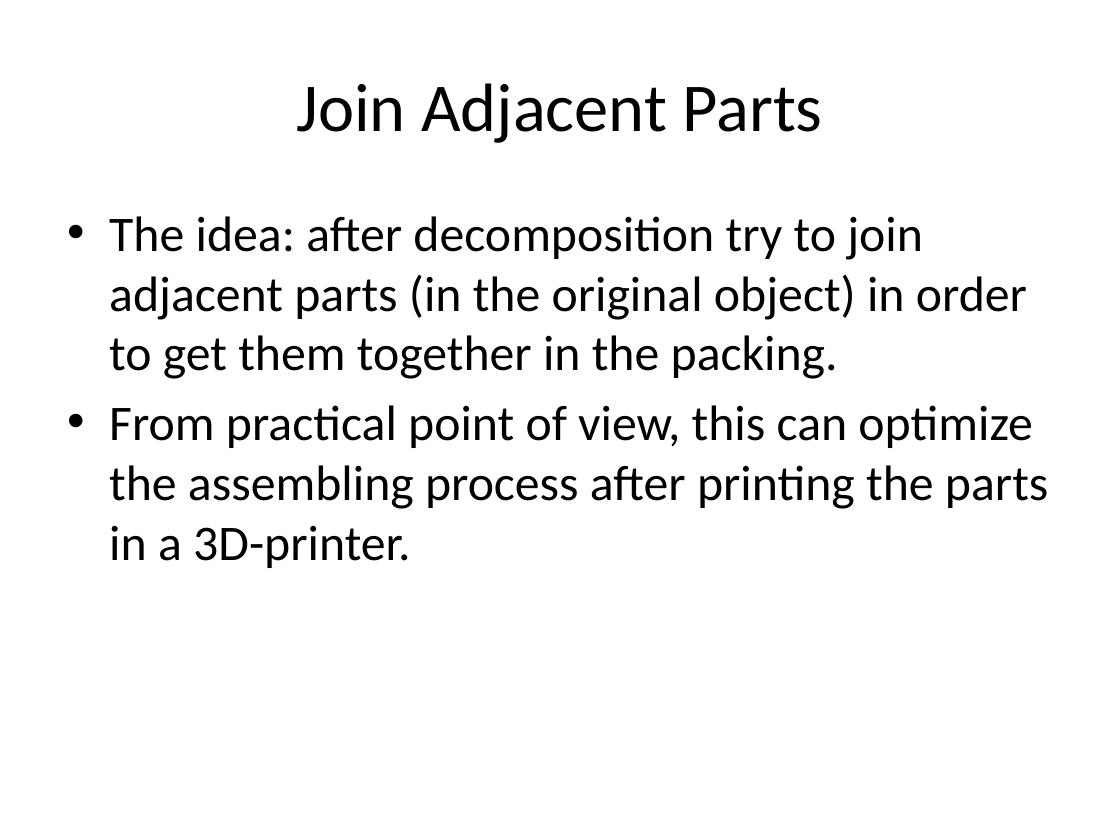
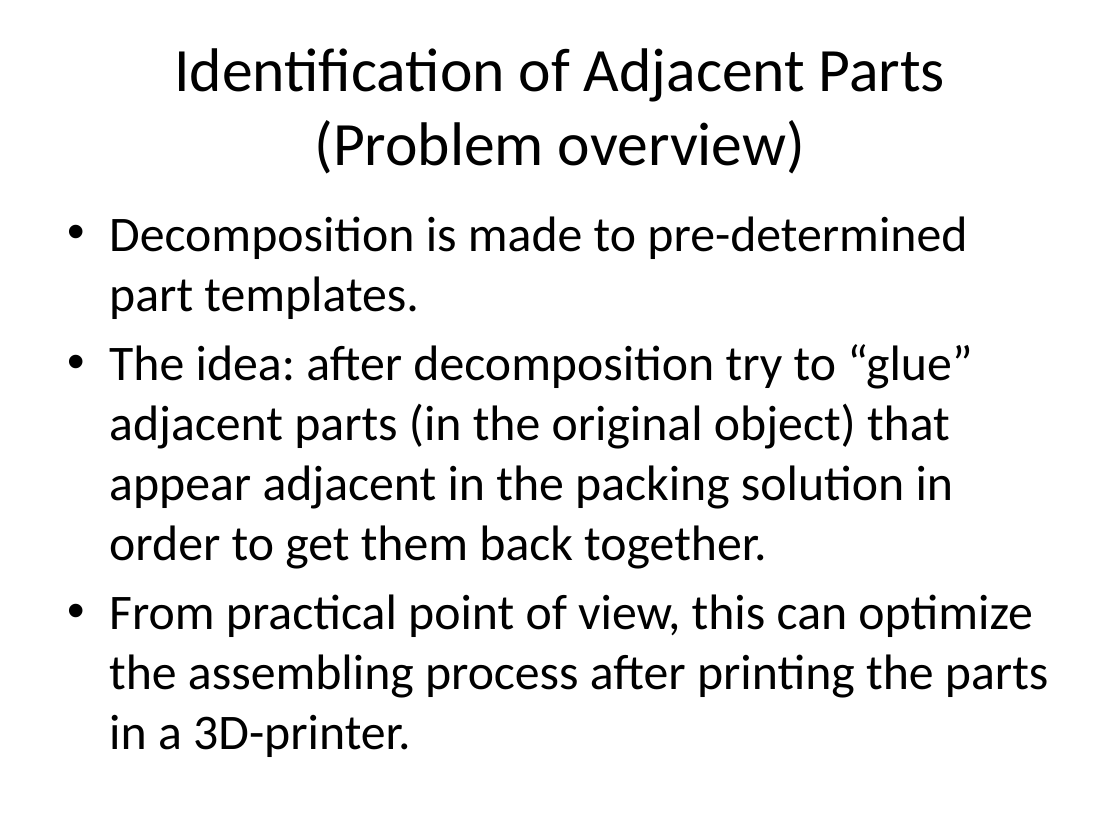
Before and after one commit to orperel/DecomposeForPacking, a slide deck: slide 49 of DecomposeForPacking/docs/Decompose for Packing - Summary and Extensions.pptx (slide 40 before the commit). Drawn at 1120x840 pixels with LibreOffice and Linux fonts; fonts in the diff are those of the drawing. Boxes give left, top, right and bottom in pixels: in the first picture for what was removed or moved away, otherwise in the second. Text is boxed around its words. In the diff, an @@ line names an element or a change of style, - is before the commit and + after.

```diff
--- a/DecomposeForPacking/docs/Decompose for Packing - Summary and Extensions.pptx
+++ b/DecomposeForPacking/docs/Decompose for Packing - Summary and Extensions.pptx
@@ title at (174,48,945,174): text changed; size 44 to 39.6 pt @@
-Join Adjacent Parts
+Identification of Adjacent Parts (Problem overview)
@@ text at (109,216,972,569): text changed @@
-• The idea: after decomposition try to join adjacent parts (in the original object) in order to get them together in the packing.
+• Decomposition is made to pre-determined part templates.
+• The idea: after decomposition try to “glue” adjacent parts (in the original object) that appear adjacent in the packing solution in order to get them back together.
```
Also in this commit, not shown: 15 other slides changed, 13 slides added, 2 slides removed, 15 other files.
